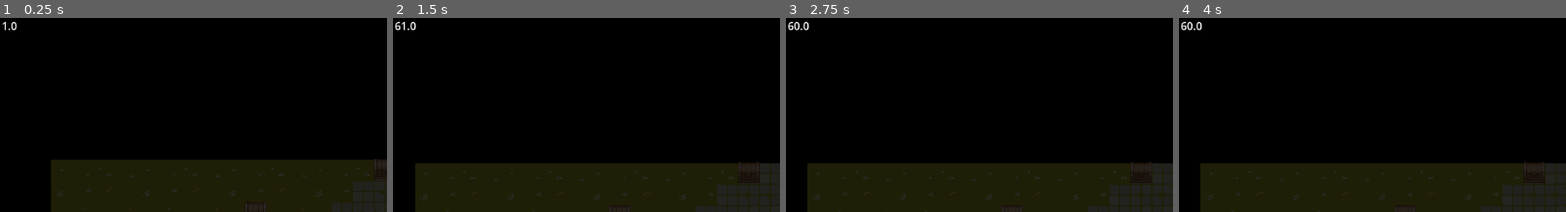
Above: before the commit, frames 1-4 (left to right).
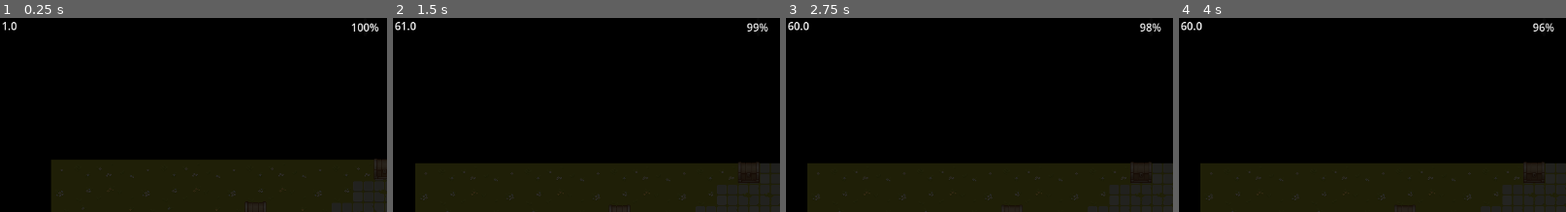
Above: after the commit, the same moments.

Repository: Kunggings/bonfire
Game: Godot game, scene res://main.tscn
The game is run twice, just before and just after one commit, with the same random seed, the same clock (stepped at 60 frames per second) and the same inputs.
Inputs:
- Up to frame 1 (0.25 s): no input
- Up to frame 2 (1.5 s): tap Enter (ui_accept) at 0.5, 0.77 s; hold Right (ui_right) from 0.53 s (still down)
- Up to frame 3 (2.75 s): tap Enter (ui_accept) at 1.52, 2 s; release Right (ui_right) at 2.03 s; hold Left (ui_left) from 2.03 s (still down)
- Up to frame 4 (4 s): tap Enter (ui_accept) at 2.75, 3.02, 3.5, 3.77 s; release Left (ui_left) at 2.78 s; hold Right (ui_right) from 2.78 s (still down)
The pictures show only the part of the screen within x 3-53%, y 0-50%; the shares and areas given below are measured in that part.

The runs differ from the first frame. In frame 1, 0.2% of the frame differs, in the area x 90-98%, y 2-7%; in frame 2, 0.2%; in frame 3, 0.2%; in frame 4, 0.2%.

Commit message:
Progress Bar
I think it may make the game jitter but not sure

Diff:
--- a/coin.gd
+++ b/coin.gd
@@ -1,24 +1,33 @@
 extends Area2D
 
 @export var lit_texture := preload("res://bonfire.png")
+@export var heal_amount: float = 10.0   # <<< how much health the fire gives
 
 var light_flicker_enabled := false
+
 
 func _process(delta: float) -> void:
 	if light_flicker_enabled:
 		flicker()
+
 
 func flicker() -> void:
 	var tween := create_tween()
 	var new_energy := randf_range(0.7, 1.3)
 	tween.tween_property($FlameLight, "energy", new_energy, 0.1)
 
+	#-----OLD METHOD
+	#var target := randf_range(0.5, 1.3)
+	#$FlameLight.energy = lerp($FlameLight.energy, target, 0.1)
+
+
 func _on_body_entered(body: Node2D) -> void:
 	print("Bonfire")
 
+	# ----- Heal the player -----
+	body.current_health = min(body.current_health + heal_amount, body.max_health)
+
+	# ----- Visuals -----
 	$Sprite.texture = lit_texture
-
 	$FlameLight.visible = true
 	light_flicker_enabled = true
-
-	set_deferred("monitoring", false)
--- /dev/null
+++ b/ember_level.gd
@@ -0,0 +1,12 @@
+extends Label
+
+
+# Called when the node enters the scene tree for the first time.
+func _ready() -> void:
+	pass # Replace with function body.
+
+
+# Called every frame. 'delta' is the elapsed time since the previous frame.
+func _process(delta: float) -> void:
+	var fps = Engine.get_frames_per_second()
+	text = "FPS: "+str(fps)
--- a/main.tscn
+++ b/main.tscn
@@ -1,7 +1,8 @@
-[gd_scene load_steps=6 format=4 uid="uid://b66yo8cfbh81s"]
+[gd_scene load_steps=7 format=4 uid="uid://b66yo8cfbh81s"]
 
 [ext_resource type="PackedScene" uid="uid://dcb3isip6kqtw" path="res://player/player.tscn" id="1_ig7tw"]
 [ext_resource type="TileSet" uid="uid://dqk8rlrty2f5o" path="res://BasicTileSet.tres" id="4_1bvp3"]
+[ext_resource type="Script" uid="uid://r18eioa1lobb" path="res://progress_bar.gd" id="4_7mycd"]
 [ext_resource type="PackedScene" uid="uid://23w0l2ox22f4" path="res://bonfire.tscn" id="4_lquwl"]
 [ext_resource type="Script" uid="uid://coyp04kua7tru" path="res://SubCamera.gd" id="13_ycdy4"]
 [ext_resource type="Script" uid="uid://drlbjooqgew0a" path="res://fps_counter.gd" id="14_w48qg"]
@@ -13,17 +14,31 @@
 position = Vector2(319, 108)
 scale = Vector2(0.5, 0.5)
 
+[node name="HealthDrainTimer" type="Timer" parent="Player"]
+autostart = true
+
 [node name="Camera2D" type="Camera2D" parent="."]
 position = Vector2(225, 119)
 scale = Vector2(0.5, 0.5)
 script = ExtResource("13_ycdy4")
 
-[node name="FPS Counter" type="CanvasLayer" parent="."]
+[node name="UI" type="CanvasLayer" parent="."]
 
-[node name="FPS Counter" type="Label" parent="FPS Counter"]
+[node name="FPS Counter" type="Label" parent="UI"]
 offset_right = 40.0
 offset_bottom = 23.0
 script = ExtResource("14_w48qg")
+
+[node name="ProgressBar" type="ProgressBar" parent="UI"]
+anchors_preset = 5
+anchor_left = 0.5
+anchor_right = 0.5
+offset_left = -2.0
+offset_right = 2.0
+offset_bottom = 27.0
+grow_horizontal = 2
+script = ExtResource("4_7mycd")
+player = NodePath("../../Player")
 
 [node name="CollisionBoarder" type="StaticBody2D" parent="."]
 collision_layer = 2
--- a/player/player.tscn
+++ b/player/player.tscn
@@ -3,27 +3,40 @@
 [ext_resource type="Texture2D" uid="uid://xy7j0ewyse8" path="res://player/Sprite-0001.png" id="1_4flbx"]
 
 [sub_resource type="GDScript" id="GDScript_oul6g"]
-script/source = "class_name Player extends CharacterBody2D
+script/source = "class_name Player
+extends CharacterBody2D
 
-var move_speed : float = 100.0
+@export var move_speed: float = 100.0
 
-# Called when the node enters the scene tree for the first time.
-func _ready() -> void:
-	pass # Replace with function body.
+@export var max_health: float = 100.0
+@export var current_health: float = 100.0
+
+@export var health_drain_per_second: float = 1.0  # How much health to lose every tick
 
 
-# Called every frame. 'delta' is the elapsed time since the previous frame.
+func _ready() -> void:
+	# Connect the timer signal
+	$HealthDrainTimer.timeout.connect(_on_health_drain_timer_timeout)
+
+
 func _process(delta: float) -> void:
-
-	var  direction : Vector2 = Vector2.ZERO
+	# Movement input
+	var direction: Vector2 = Vector2.ZERO
 	direction.x = Input.get_axis(\"left\", \"right\")
 	direction.y = Input.get_axis(\"up\", \"down\")
 	direction = direction.normalized()
 
 	velocity = direction * move_speed
 
+
 func _physics_process(delta: float) -> void:
 	move_and_slide()
+
+
+func _on_health_drain_timer_timeout() -> void:
+	# Reduce health each time the timer triggers
+	current_health -= health_drain_per_second
+	current_health = clamp(current_health, 0, max_health)
 "
 
 [sub_resource type="CircleShape2D" id="CircleShape2D_7dm0k"]
--- /dev/null
+++ b/progress_bar.gd
@@ -0,0 +1,15 @@
+extends ProgressBar
+
+@export var player: NodePath  # drag your Player node here in the editor
+
+var player_ref
+
+func _ready() -> void:
+	player_ref = get_node(player)
+	max_value = 100  # or use player_ref.max_health if it exists
+
+
+func _process(delta: float) -> void:
+	if player_ref:
+		# Update bar to a percentage
+		value = float(player_ref.current_health) / float(player_ref.max_health) * 100.0
Not shown, added: ember_level.gd.uid
Not shown, added: progress_bar.gd.uid
